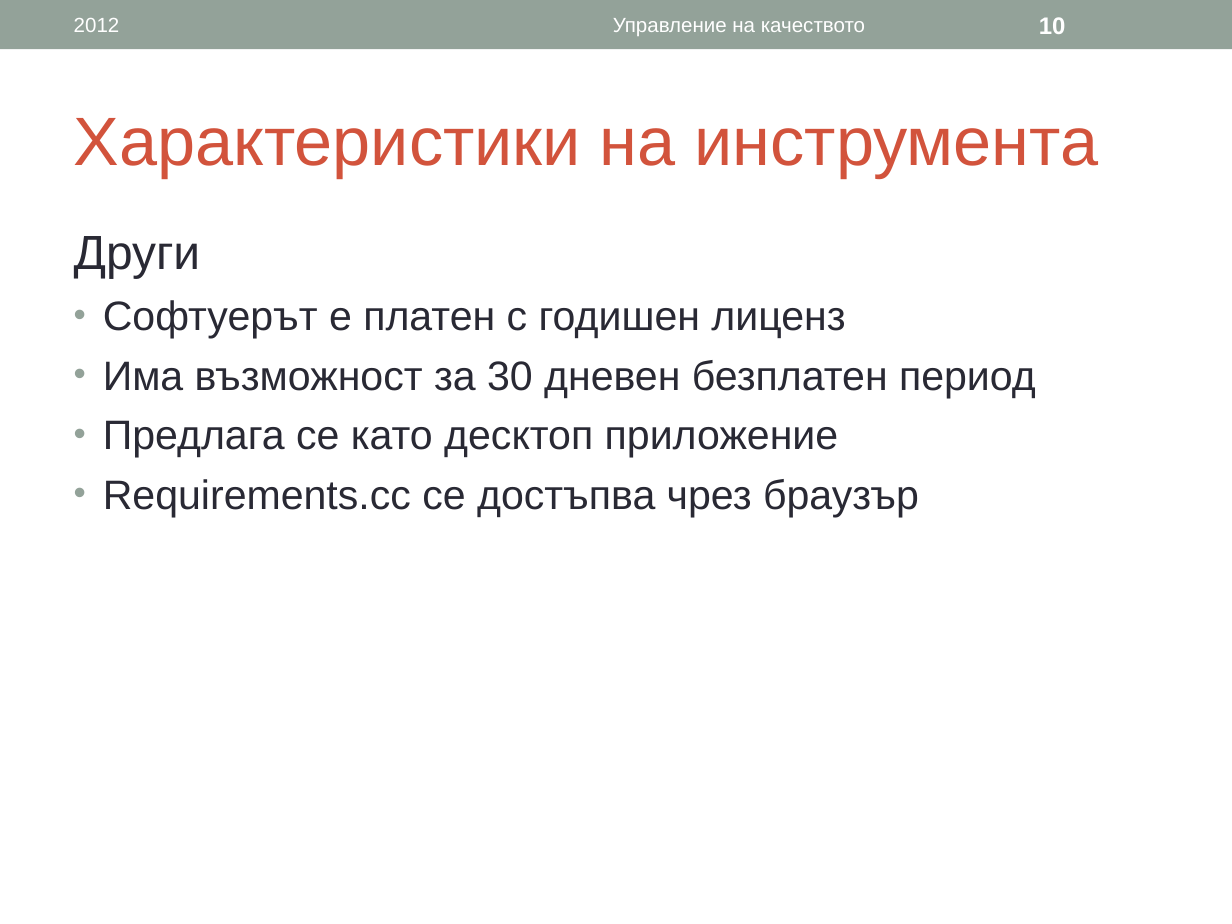
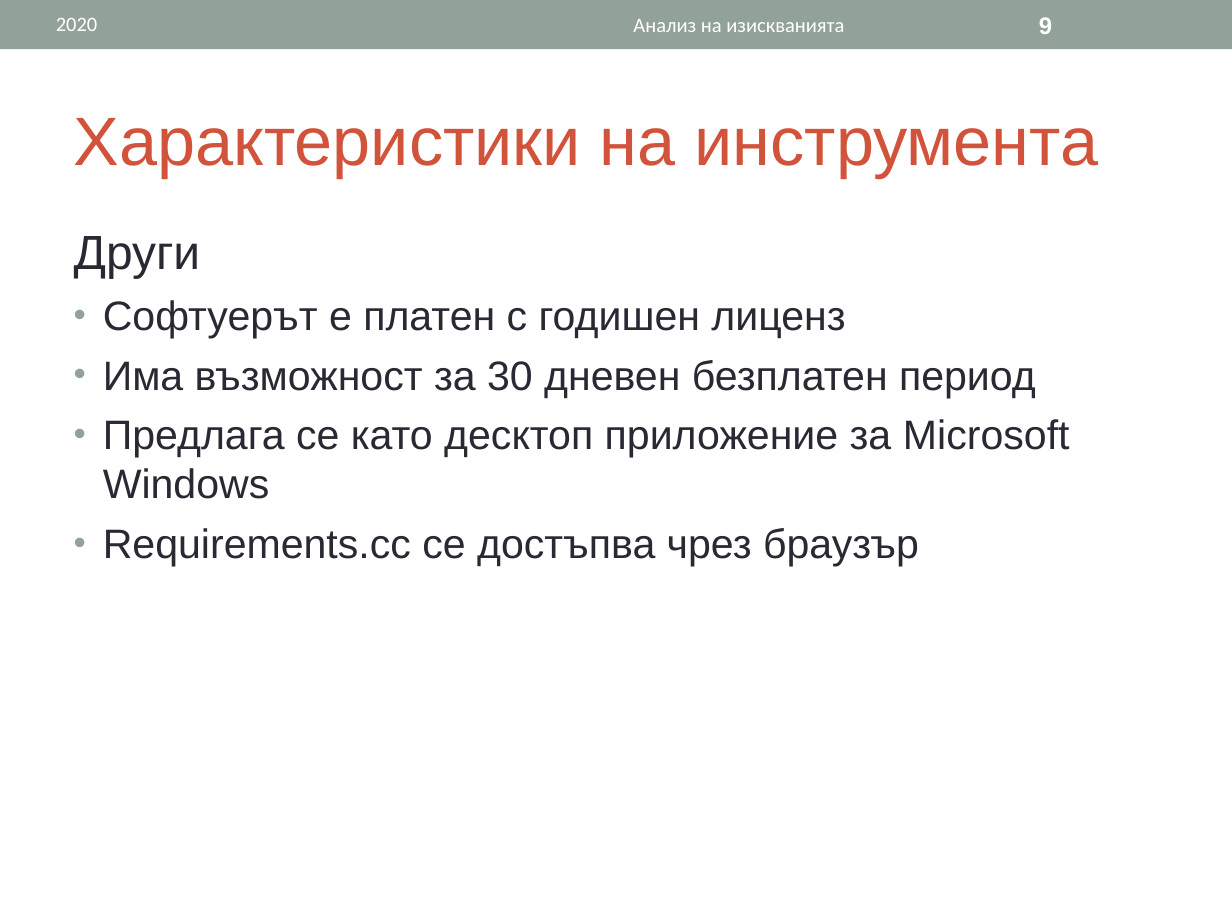
Before and after one commit to ivanchuchulski/fmi-requirements-analisys, a slide deck: slide 9 of tool-presentation/62121-62151-62167-CaseComplete.ppt (slide 10 before the commit). Drawn at 1232x924 pixels with LibreOffice and Linux fonts; fonts in the diff are those of the drawing. Boxes give left, top, right and bottom in pixels: in the first picture for what was removed or moved away, otherwise in the second. Text is boxed around its words. In the diff, an @@ line names an element or a change of style, - is before the commit and + after.

```diff
--- a/tool-presentation/62121-62151-62167-CaseComplete.ppt
+++ b/tool-presentation/62121-62151-62167-CaseComplete.ppt
@@ text added at (56, 18, 98, 31), 12 pt, text #FFFFFF @@
+2020
@@ text removed at (74, 18, 120, 32) @@
-2012
@@ text at (633, 19, 844, 32): text changed; font Arial to Calibri @@
-Управление на качеството
+Анализ на изискванията
@@ page number at (1039, 17, 1052, 34): text changed @@
-10
+9
@@ text at (103, 419, 1070, 499): text changed @@
-• Предлага се като десктоп приложение
+• Предлага се като десктоп приложение за Microsoft Windows
```
Also in this commit, not shown: 9 other slides changed, 2 slides added, 3 slides removed.
